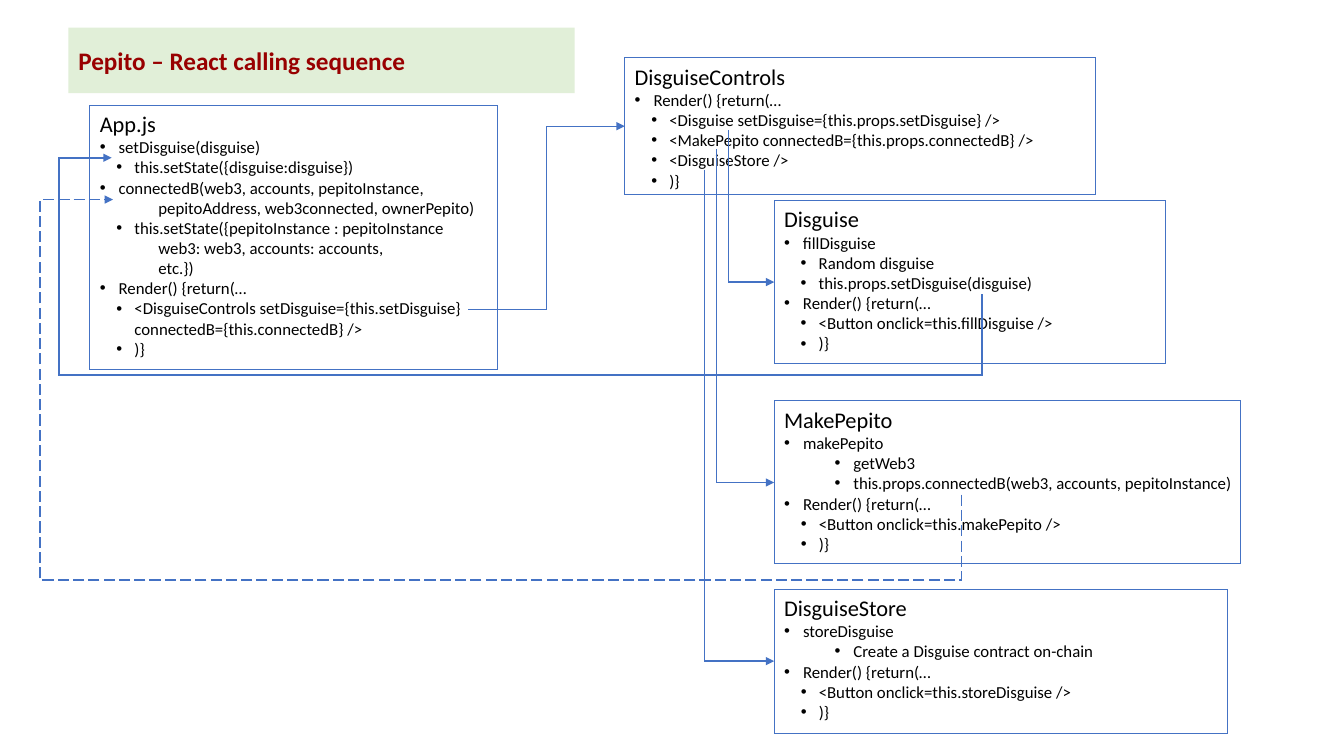
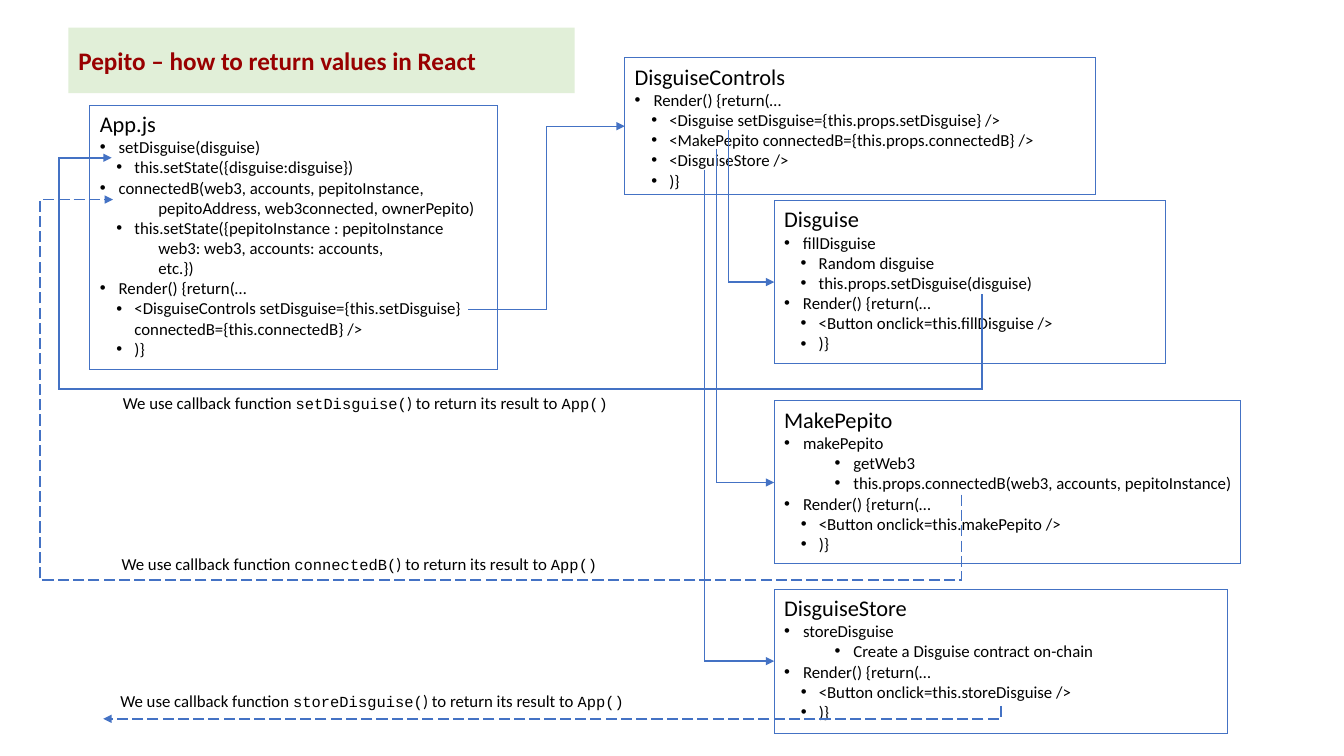
Before and after one commit to kvutien/Project-Machu-Picchu-2020, a slide deck: slide 5 of Pepito/Final Project Design.pptx (slide 4 before the commit). Drawn at 1344x756 pixels with LibreOffice and Linux fonts; fonts in the diff are those of the drawing. Boxes give left, top, right and bottom in pixels: in the first picture for what was removed or moved away, otherwise in the second. Text is boxed around its words. In the diff, an @@ line names an element or a change of style, - is before the commit and + after.

```diff
--- a/Pepito/Final Project Design.pptx
+++ b/Pepito/Final Project Design.pptx
@@ text in rectangle at box(78, 52, 476, 74): text changed @@
-Pepito – React calling sequence
+Pepito – how to return values in React
@@ elbow arrow (982, 294) - (112, 157): route changed @@
@@ text added at box(123, 397, 608, 413), 12 pt, text #000000 @@
+We use callback function setDisguise() to return its result to App()
@@ text added at box(122, 558, 597, 574), 12 pt, text #000000 @@
+We use callback function connectedB() to return its result to App()
@@ elbow arrow added from (1001, 706) to (103, 719), #4472C4 1 pt dashed @@
@@ text added at box(120, 695, 624, 711), 12 pt, text #000000 @@
+We use callback function storeDisguise() to return its result to App()
```
Also in this commit, not shown: 7 other slides changed, 1 slide added, 8 other files.
